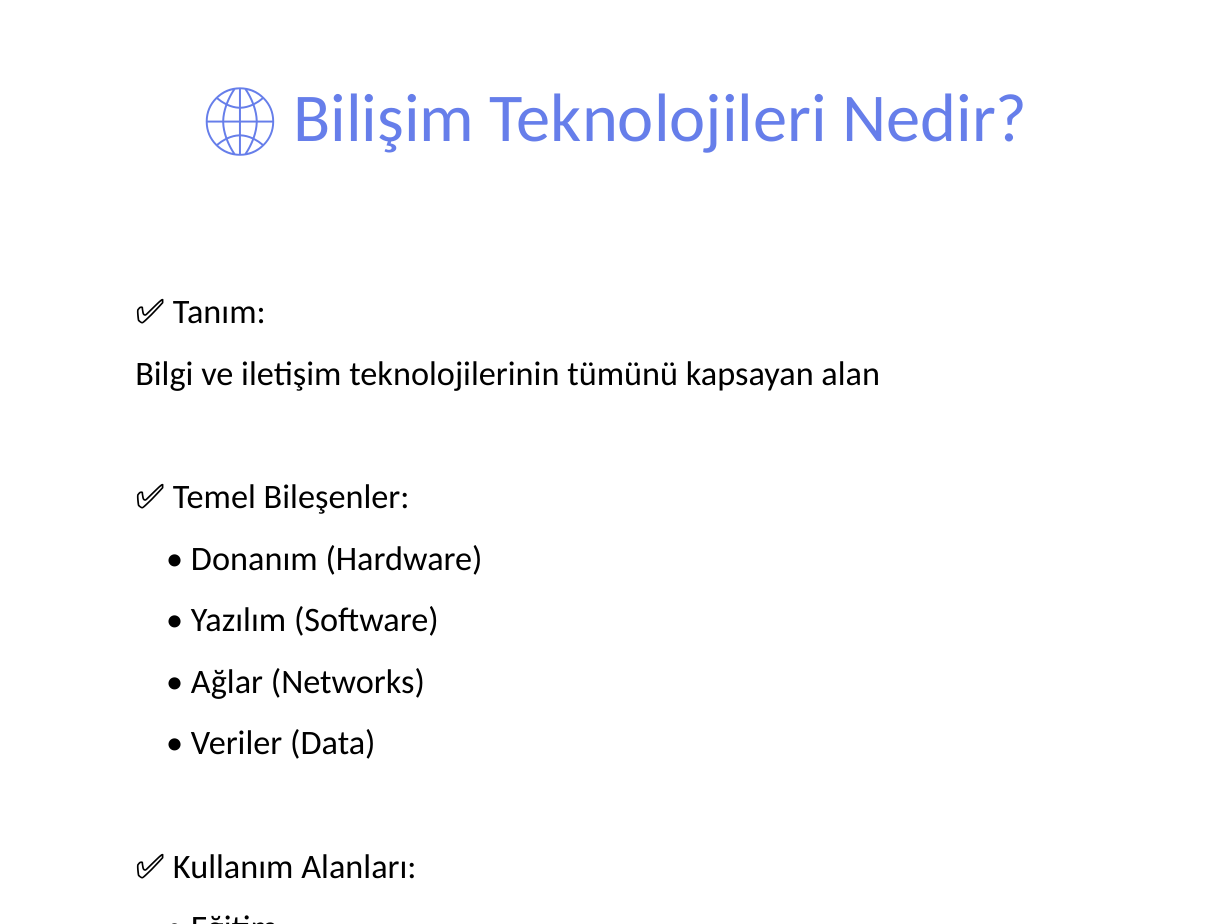
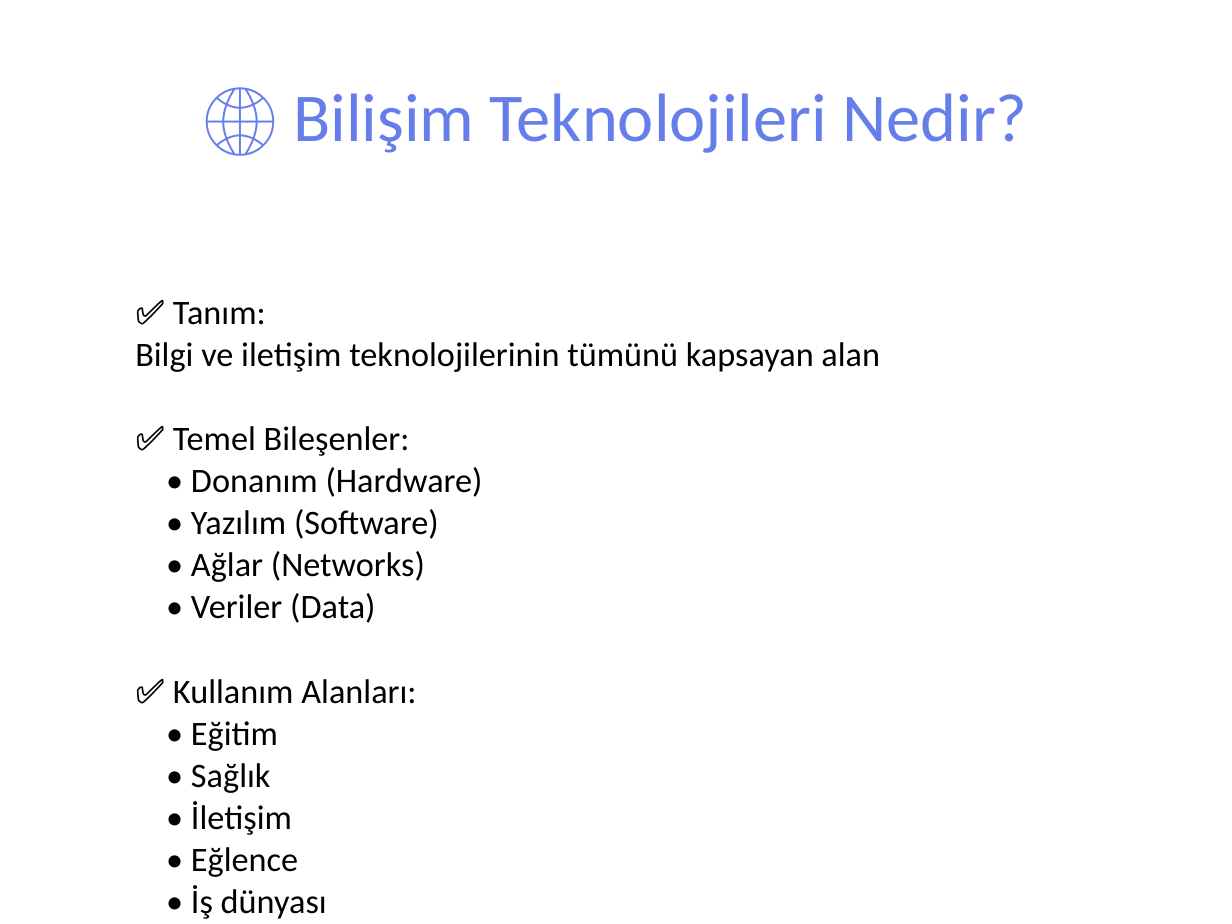
Before and after one commit to fikirkasi-arch/BST, a slide deck: slide 3 of sunumlar/5-sinif-unite1-bilisim-temelleri-DETAYLI.pptx. Drawn at 1232x924 pixels with LibreOffice and Linux fonts; fonts in the diff are those of the drawing. Boxes give left, top, right and bottom in pixels: in the first picture for what was removed or moved away, otherwise in the second. Text is boxed around its words. In the diff, an @@ line names an element or a change of style, - is before the commit and + after.

```diff
--- a/sunumlar/5-sinif-unite1-bilisim-temelleri-DETAYLI.pptx
+++ b/sunumlar/5-sinif-unite1-bilisim-temelleri-DETAYLI.pptx
@@ text "✅ Tanım:" at [135,302,880,919]: line spacing 1 to 0.9; less space between paragraphs @@
```
Also in this commit, not shown: 16 other slides changed, 15 other files.
